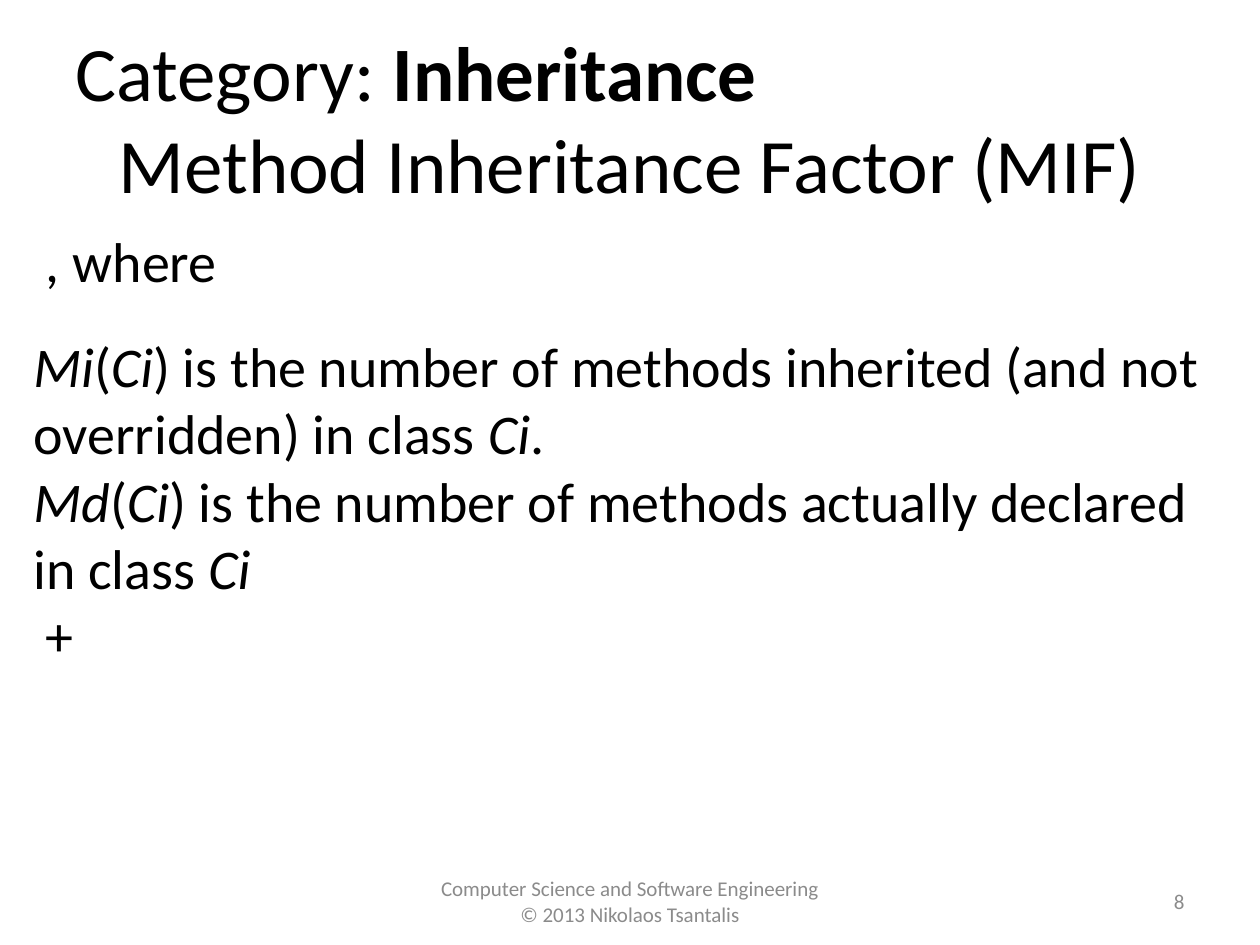
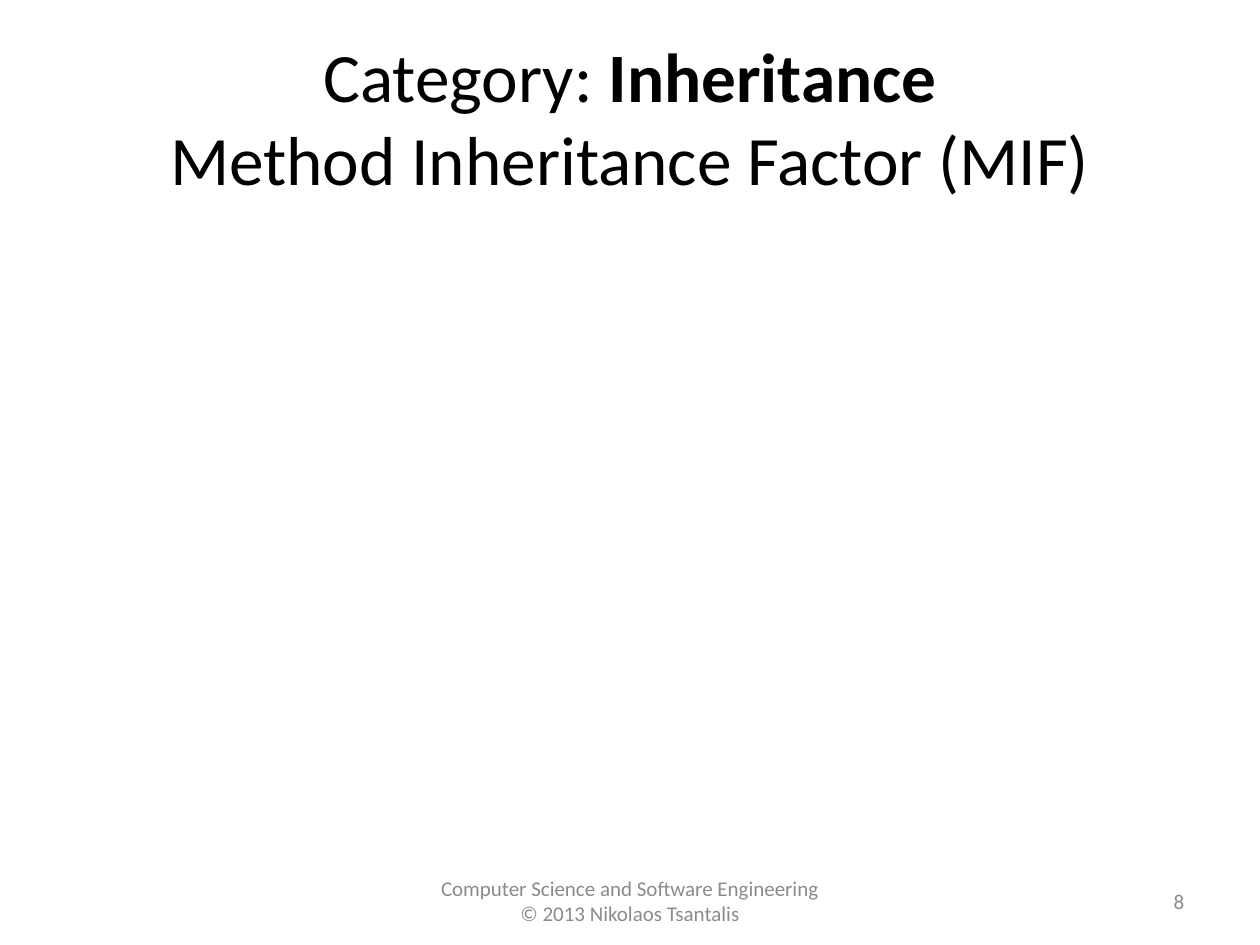
Before and after one commit to tajmilur-rahman/SOEN6611, a slide deck: slide 8 of lectures/lec4/Object-Oriented_Metrics_MOOD.pptx. Drawn at 1260x945 pixels with LibreOffice and Linux fonts; fonts in the diff are those of the drawing; grey boxes stand for pictures. Boxes give left, top, right and bottom in pixels: in the first picture for what was removed or moved away, otherwise in the second. Text is boxed around its words. In the diff, an @@ line names an element or a change of style, - is before the commit and + after.

```diff
--- a/lectures/lec4/Object-Oriented_Metrics_MOOD.pptx
+++ b/lectures/lec4/Object-Oriented_Metrics_MOOD.pptx
@@ title "Category: Inheritance Method Inheritance Factor ..." at (x1=170, y1=53, x2=1089, y2=195): size 44 to 39.6 pt @@
@@ text removed at (x1=33, y1=243, x2=1198, y2=590) @@
-, where
-Mi(Ci) is the number of methods inherited (and not overridden) in class Ci.
-Md(Ci) is the number of methods actually declared in class Ci
-+
```
Also in this commit, not shown: 14 other slides changed, 12 other files.
